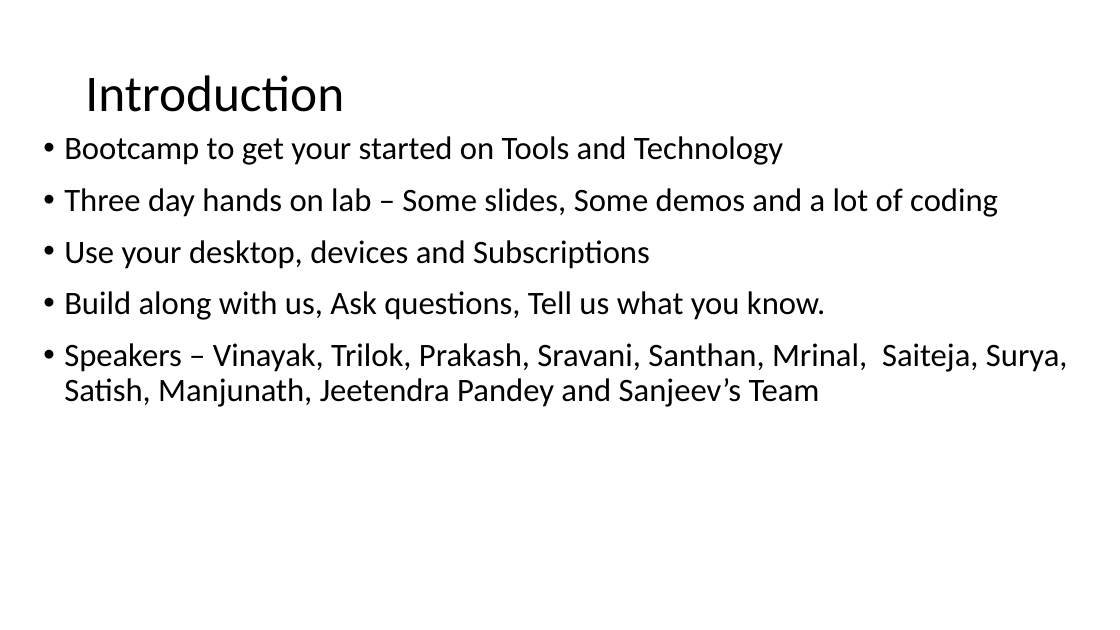
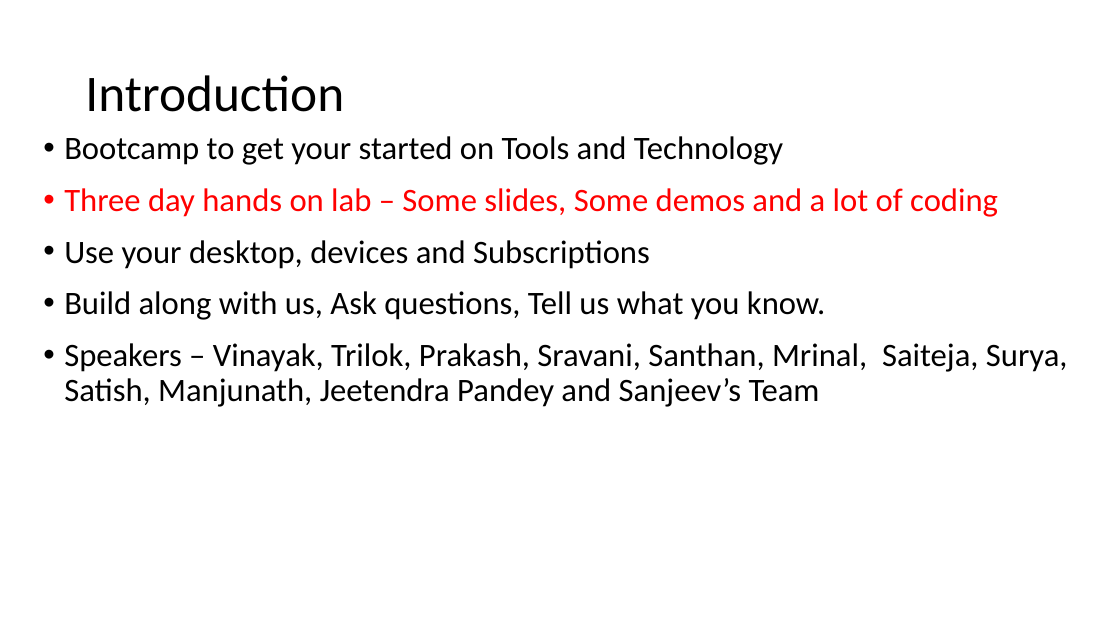
Before and after one commit to byteridge/GarageInternship2020, a slide deck: slide 4 of 1.Introduction.pptx (slide 3 before the commit). Drawn at 1120x630 pixels with LibreOffice and Linux fonts; fonts in the diff are those of the drawing. Boxes give left, top, right and bottom in pixels: in the first picture for what was removed or moved away, otherwise in the second. Text is boxed around its words. In the diff, an @@ line names an element or a change of style, - is before the commit and + after.

```diff
--- a/1.Introduction.pptx
+++ b/1.Introduction.pptx
@@ text at box(64, 188, 998, 217): text colour #000000 to #FF0000 in "Three day hands on lab – Some ..." @@
```
Also in this commit, not shown: 1 slide added, 42 other files.
